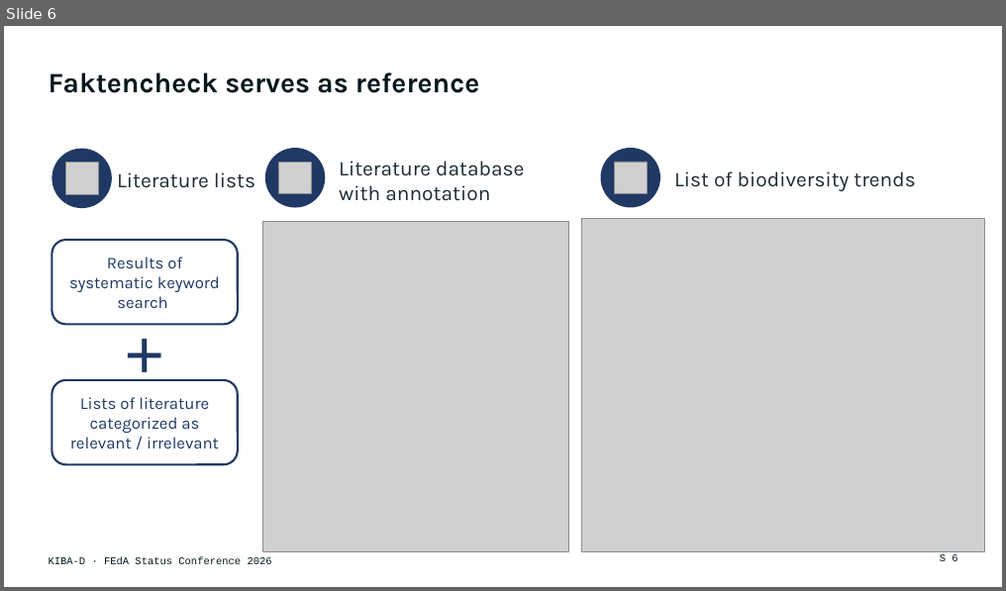
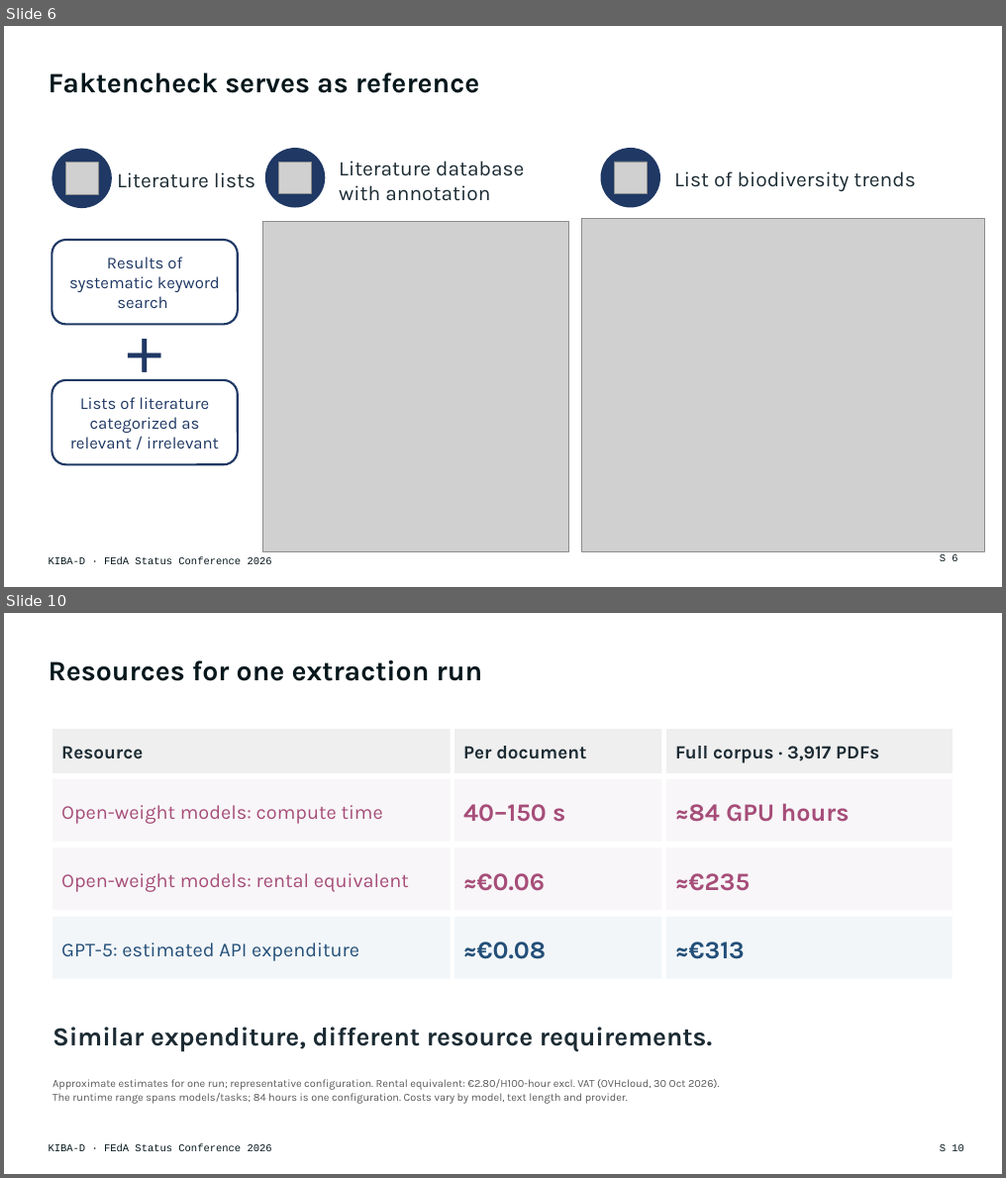
Before and after one commit to DFKI-NLP/kibad-llm, a slide deck: presentations/2026_feda_status_conference/KIBA-D_FEdA2026_Keynote.pptx. Shown one above the other, each under a label of ours: slide 6 before the commit, slides 6 and 10 after it; the slides between them are not shown. The pictures are 1006x591 and 1006x1178 pixels, drawn with LibreOffice and Linux fonts; fonts in the diff are those of the drawing; grey boxes stand for pictures. Boxes give left, top, right and bottom in pixels: in the first picture for what was removed or moved away, otherwise in the second. Text is boxed around its words. In the diff, an @@ line names an element or a change of style, - is before the commit and + after.

```diff
--- a/presentations/2026_feda_status_conference/KIBA-D_FEdA2026_Keynote.pptx
+++ b/presentations/2026_feda_status_conference/KIBA-D_FEdA2026_Keynote.pptx
@@ slide 10 added at bbox=[4, 613, 1002, 1174], background #FFFFFF @@
@@ title added at bbox=[49, 661, 483, 681], 27 pt, text #06171C, bold @@
+Resources for one extraction run
@@ rectangle added at bbox=[53, 729, 450, 773], fill #EFEFEF, 18 pt, text #1C2B33, bold @@
+Resource
@@ rectangle added at bbox=[454, 729, 662, 773], fill #EFEFEF, 18 pt, text #1C2B33, bold @@
+Per document
@@ rectangle added at bbox=[666, 729, 952, 773], fill #EFEFEF, 18 pt, text #1C2B33, bold @@
+Full corpus · 3,917 PDFs
@@ rectangle added at bbox=[53, 779, 450, 842], fill #F8F6F8, 19 pt, text #A64D79 @@
+Open-weight models: compute time
@@ rectangle added at bbox=[454, 779, 662, 842], fill #F8F6F8, 24 pt, text #A64D79, bold @@
+40–150 s
@@ rectangle added at bbox=[666, 779, 952, 842], fill #F8F6F8, 24 pt, text #A64D79, bold @@
+≈84 GPU hours
@@ rectangle added at bbox=[53, 848, 450, 910], fill #F8F6F8, 19 pt, text #A64D79 @@
+Open-weight models: rental equivalent
@@ rectangle added at bbox=[454, 848, 662, 910], fill #F8F6F8, 24 pt, text #A64D79, bold @@
+≈€0.06
@@ rectangle added at bbox=[666, 848, 952, 910], fill #F8F6F8, 24 pt, text #A64D79, bold @@
+≈€235
@@ rectangle added at bbox=[53, 917, 450, 979], fill #F2F6F9, 19 pt, text #234F78 @@
+GPT-5: estimated API expenditure
@@ rectangle added at bbox=[454, 917, 662, 979], fill #F2F6F9, 24 pt, text #234F78, bold @@
+≈€0.08
@@ rectangle added at bbox=[666, 917, 952, 979], fill #F2F6F9, 24 pt, text #234F78, bold @@
+≈€313
@@ text added at bbox=[53, 1027, 712, 1052], 25 pt, text #1C2B33, bold @@
+Similar expenditure, different resource requirements.
@@ text added at bbox=[53, 1079, 719, 1104], 10.5 pt, text #595959 @@
+Approximate estimates for one run; representative configuration. Rental equivalent: €2.80/H100-hour excl. VAT (OVHcloud, 30 Oct 2026).
+The runtime range spans models/tasks; 84 hours is one configuration. Costs vary by model, text length and provider.
@@ text added at bbox=[49, 1145, 272, 1152], 10 pt, text #06171C @@
+KIBA-D · FEdA Status Conference 2026
@@ page number added at bbox=[940, 1145, 964, 1152], 10 pt, text #06171C @@
+S 10
```
Also in this commit, not shown: 12 slides changed, 5 other slides added, 5 slides removed, 2 other files.
